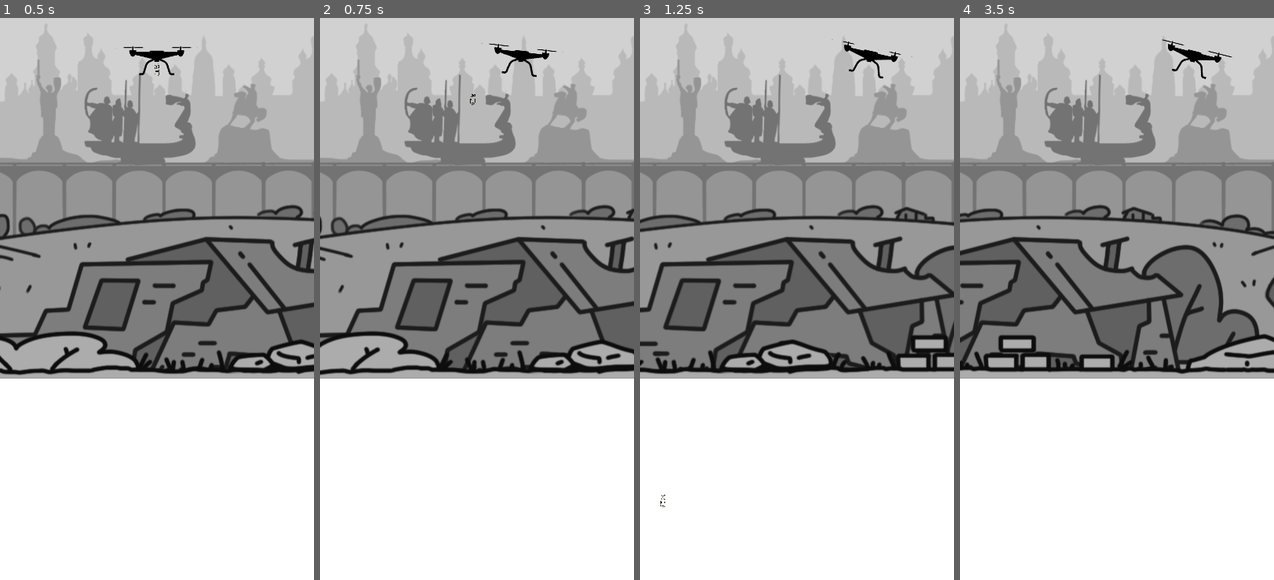
Above: before the commit, frames 1-4 (left to right).
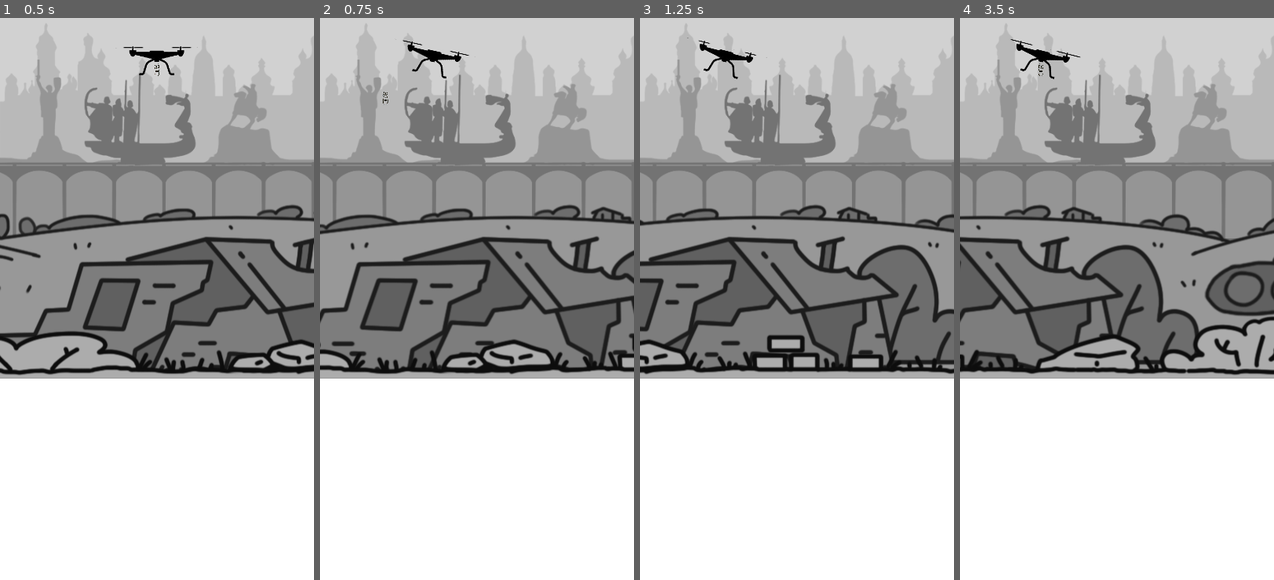
Above: after the commit, the same moments.

Repository: MaximKucheriaviy/pigs
Game: Godot game, scene res://main.tscn
The game is run twice, just before and just after one commit, with the same random seed, the same clock (stepped at 60 frames per second) and the same inputs.
Inputs:
- Up to frame 1 (0.5 s): no input
- Up to frame 2 (0.75 s): hold Right (ui_right) from 0.53 s (still down); hold Space (LaunchBomb) from 0.53 s (still down)
- Up to frame 3 (1.25 s): keep holding Right (ui_right); keep holding Space (LaunchBomb)
- Up to frame 4 (3.5 s): release Right (ui_right) at 1.28 s; release Space (LaunchBomb) at 1.28 s; hold Left (ui_left) 1.28-2.03 s; tap Space (LaunchBomb) at 1.35, 2.85 s; hold Space (LaunchBomb) 2.03-2.78 s; hold Right (ui_right) from 2.03 s (still down)

Frame 1 is identical in both runs. In frame 2, 18% of the frame differs, in the area x 0-100%, y 3-64%; in frame 3, 18%; in frame 4, 19%.

Commit message:
Copter works

Diff:
--- /dev/null
+++ b/main.gd
@@ -0,0 +1,6 @@
+extends Node
+
+
+# Called when the node enters the scene tree for the first time.
+func _ready() -> void:
+	$Player.setLimits($Background/LeftLimit.global_position.x, $Background/RightLimit.global_position.x)
--- a/main.tscn
+++ b/main.tscn
@@ -1,24 +1,11 @@
 [gd_scene load_steps=4 format=3 uid="uid://dbic6dcabkwro"]
 
 [ext_resource type="PackedScene" uid="uid://c4oh4fwdxp0xj" path="res://background.tscn" id="1_683qi"]
+[ext_resource type="Script" path="res://main.gd" id="1_fatkv"]
 [ext_resource type="PackedScene" uid="uid://bwdbyrl0g0m2n" path="res://player/player.tscn" id="2_dyw8e"]
 
-[sub_resource type="GDScript" id="GDScript_7m5aw"]
-script/source = "extends Node
-
-
-
-func _ready() -> void:
-
-	pass
-
-# Called when the node enters the scene tree for the first time.
-func _process(delta: float) -> void:
-	pass
-"
-
 [node name="Main" type="Node"]
-script = SubResource("GDScript_7m5aw")
+script = ExtResource("1_fatkv")
 
 [node name="Background" parent="." instance=ExtResource("1_683qi")]
 
--- a/player/copter.gd
+++ b/player/copter.gd
@@ -2,19 +2,19 @@
 
 var camerSpeed = 400
 
-var rotation_speed = 3.0
+@export var rotation_speed = 3.0
+@export var leftLimit = -100
+@export var rightLimit = 100
 # Called when the node enters the scene tree for the first time.
 func _ready() -> void:
 	$AnimatedSprite2D.play("fly")
 
 func _process(delta: float) -> void:
-
-
-	if Input.is_action_pressed("ui_right"):
+	if Input.is_action_pressed("ui_right") and position.x < rightLimit:
 		position.x += camerSpeed * delta
-		rotation = lerp_angle(rotation, 0.25, rotation_speed * delta)
-	elif Input.is_action_pressed("ui_left"):
+		$AnimatedSprite2D.rotation = lerp_angle($AnimatedSprite2D.rotation, 0.25, rotation_speed * delta)
+	elif Input.is_action_pressed("ui_left") and position.x > leftLimit:
 		position.x -= camerSpeed * delta
-		rotation = lerp_angle(rotation, -0.25, rotation_speed * delta)
+		$AnimatedSprite2D.rotation = lerp_angle($AnimatedSprite2D.rotation, -0.25, rotation_speed * delta)
 	else:
-		rotation = lerp_angle(rotation, 0, rotation_speed * delta)
+		$AnimatedSprite2D.rotation = lerp_angle($AnimatedSprite2D.rotation, 0, rotation_speed * delta)
--- a/player/copter.tscn
+++ b/player/copter.tscn
@@ -46,3 +46,9 @@
 
 [node name="BombAttach" type="Marker2D" parent="."]
 position = Vector2(7.62939e-06, 0)
+
+[node name="LeftMarker" type="Marker2D" parent="."]
+position = Vector2(-192, 0)
+
+[node name="RightMarker" type="Marker2D" parent="."]
+position = Vector2(192, 0)
--- a/player/player.gd
+++ b/player/player.gd
@@ -11,7 +11,13 @@
 
 # Called every frame. 'delta' is the elapsed time since the previous frame.
 func _process(delta: float) -> void:
-	$Camera2D.position.x = lerp($Camera2D.position.x, $Copter.position.x, 0.07)
+	if Input.is_action_pressed("ui_right"):
+		$Camera2D.position.x = lerp($Camera2D.position.x, $Copter/RightMarker.global_position.x, 0.07)
+	elif Input.is_action_pressed("ui_left"):
+		$Camera2D.position.x = lerp($Camera2D.position.x, $Copter/LeftMarker.global_position.x, 0.07)
+	else:
+		$Camera2D.position.x = lerp($Camera2D.position.x, $Copter.global_position.x, 0.07)
+
 	if Input.is_action_pressed("LaunchBomb"):
 		bombAttached = false
 		bomb.freeze = false
@@ -31,3 +37,9 @@
 	bombAttached = false
 	bomb.freeze = false
 	bomb = null
+
+func setLimits(leftLimit: int, rightLimit: int):
+	$Copter.leftLimit = leftLimit
+	$Copter.rightLimit = rightLimit
+	$Camera2D.limit_left = leftLimit
+	$Camera2D.limit_right = rightLimit
--- a/player/player.tscn
+++ b/player/player.tscn
@@ -11,6 +11,7 @@
 
 [node name="Copter" parent="." instance=ExtResource("1_i2xgu")]
 position = Vector2(200, 64)
+rotation_speed = 10.0
 
 [node name="Camera2D" type="Camera2D" parent="."]
 position = Vector2(199, 360)
